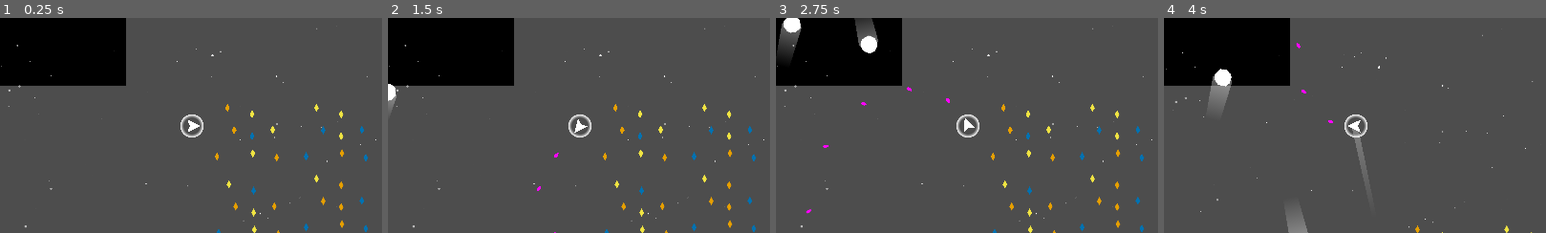
Above: before the commit, frames 1-4 (left to right).
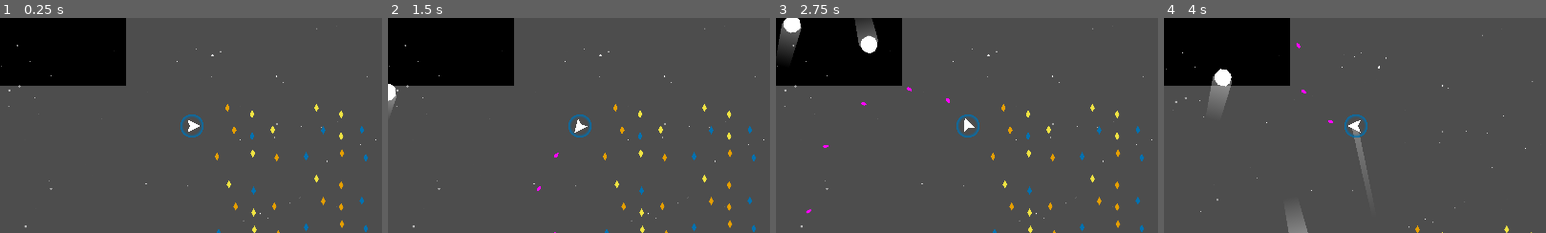
Above: after the commit, the same moments.

Repository: krets/space-octo
Game: Godot game, scene res://scenes/Game.tscn
Two runs of this game, one before a commit and one after it. Both use one fixed random seed, a clock stepped at 60 frames per second and the inputs below.
Inputs:
- Up to frame 1 (0.25 s): no input
- Up to frame 2 (1.5 s): tap Enter at 0.5 s; hold D (turn_right) 0.53-1.28 s; hold Space (shoot) 0.53-1.28 s; hold S (brake) from 1.28 s (still down); tap Space (shoot) at 1.35 s
- Up to frame 3 (2.75 s): release S (brake) at 2.03 s; hold D (turn_right) from 2.03 s (still down); hold Space (shoot) from 2.03 s (still down)
- Up to frame 4 (4 s): release D (turn_right) at 2.78 s; release Space (shoot) at 2.78 s; hold W (thrust) 2.78-3.53 s; tap Space (shoot) at 2.85 s; hold A (turn_left) from 3.53 s (still down); hold Space (shoot) from 3.53 s (still down)
The pictures show only the part of the screen within x 25-75%, y 25-75%; the shares and areas given below are measured in that part.

The runs differ from the first frame. In frame 1, 0.3% of the frame differs, in the area x 47-54%, y 44-56%; in frame 2, 0.3%; in frame 3, 0.3%; in frame 4, 0.3%.

Commit message:
fixed shield grow-size, color, and collision

Diff:
--- a/scenes/debris.tscn
+++ b/scenes/debris.tscn
@@ -4,7 +4,7 @@
 script/source = "extends CharacterBody2D
 
 var initial_velocity : Vector2
-var hit_damage : float = 10.0
+var hit_damage : float = 1.0
 
 func _ready() -> void:
 	velocity += initial_velocity
--- a/scripts/player/player.gd
+++ b/scripts/player/player.gd
@@ -47,6 +47,8 @@
 		print("no shield display")
 		$CollisionShape2D.shape.radius = stats.shield_size_empty
 		#$CollisionShape2D/ShieldDisplay.self_modulate(Color.TRANSPARENT)
+		$CollisionShape2D/ShieldDisplay.modulate = Color.TRANSPARENT
+
 	elif stats.health <= stats.shield_grow_threshold:
 		print("fading shield display")
 		$CollisionShape2D.shape.radius = stats.shield_size_min
@@ -59,13 +61,14 @@
 		display.scale.x = 1.0
 		display.scale.y = 1.0
 		#$CollisionShape2D/ShieldDisplay.self_modulate(shield_color)
+		$CollisionShape2D/ShieldDisplay.modulate = shield_color
 	else:
 		var denominator = (stats.max_health - stats.shield_grow_threshold)
 		if denominator != 0:
 			var grow_factor = (stats.health - stats.shield_grow_threshold) / denominator
 			var shield_size = grow_factor * (stats.shield_grow_size - stats.shield_size_min) + stats.shield_size_min
 			print("Growing shield %s : %s" % [grow_factor, shield_size])
-			$CollisionShape2D.shape.radius = shield_size
+			$CollisionShape2D.shape.radius = shield_size/2
 			display.scale.x = 1.0 + grow_factor
 			display.scale.y = 1.0 + grow_factor
 		else:
@@ -78,7 +81,11 @@
 			print("shield_size_min: ", stats.shield_size_min)
 
 func do_pickup(stat_name: String, value: float) -> void:
-	stats.set(stat_name, value + stats.get(stat_name))
+	var new_value = value + stats.get(stat_name)
+	var max_value = stats.get("max_%s" % stat_name)
+	if max_value:
+		new_value = min(max_value, new_value)
+	stats.set(stat_name, new_value)
 	draw_shield()
 
 
--- a/scripts/player/stats.gd
+++ b/scripts/player/stats.gd
@@ -9,6 +9,8 @@
 @export var health : float = 100
 @export var weapon_cooldown : float = 1.0
 @export var weapon_damage : float = 1.0
+@export var max_weapon_damage : float = 100.0
+
 
 @export var shield_size_empty : float = 14.0
 @export var shield_size_min : float = 32.0
@@ -17,6 +19,7 @@
 @export var shield_grow_threshold : float = max_health/2
 
 @export var fuel : float = 0.0
+@export var max_fuel : float = 500.0
 
 @export var points_blue : int = 0
 @export var points_orange : int = 0
Not shown, changed: .gitignore
